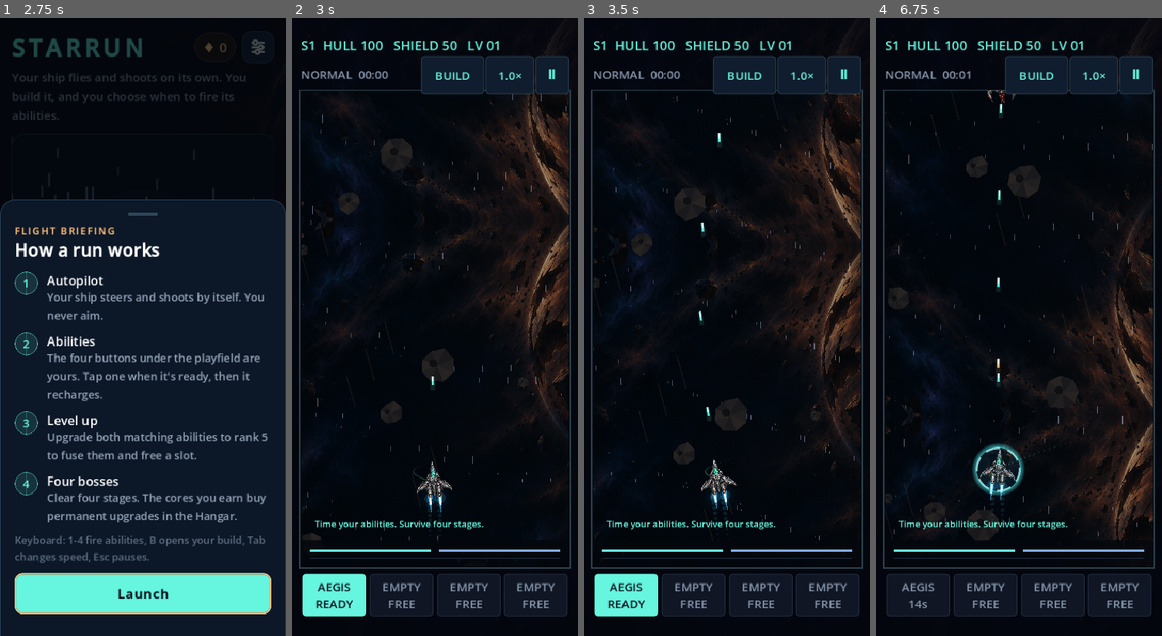
Above: before the commit, frames 1-4 (left to right).
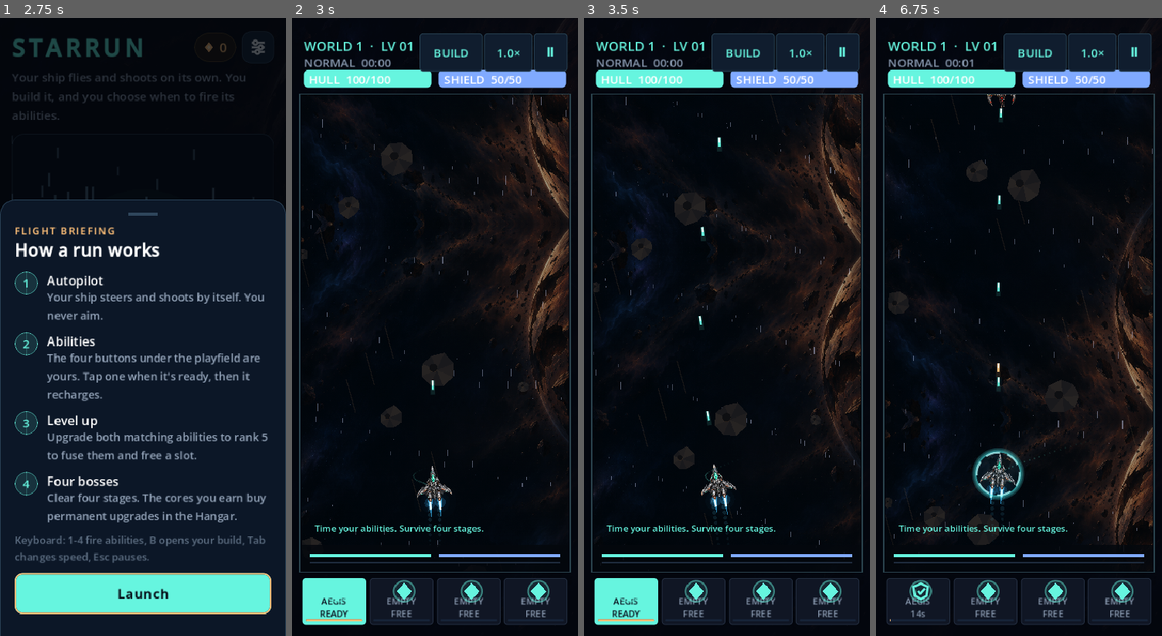
Above: after the commit, the same moments.

Repository: killjoy00/StarRun
Game: Godot game, scene res://scenes/main.tscn
Same seed, same stepped clock (60 frames per second), same inputs: the game is played once before the commit and once after it.
Inputs:
- Up to frame 1 (2.75 s): click "Normal ×1" at 0.5 s; click "Normal ×1" at 1.25 s; click "Launch" at 2 s
- Up to frame 2 (3 s): click "Launch" at 2.75 s
- Up to frame 3 (3.5 s): no input
- Up to frame 4 (6.75 s): click "Ⅱ" at 3.5 s; click "BUILD" at 4.25 s; click "1.0×" at 5 s; click "Resume" at 5.75 s; click "AEGIS READY" at 6.5 s

Frame 1 is identical in both runs. In frame 2, 14% of the frame differs, in the area x 2-98%, y 2-99%; in frame 3, 14%; in frame 4, 14%.
Error after the commit: Invalid call. Nonexistent function 'play_ability' in base 'Node (sound.gd)'. (res://scripts/main.gd:1785)

Commit message:
Rebuild safe-area combat HUD with shield and hull meters, ability icons and cooldown progress

Diff:
--- a/scripts/main.gd
+++ b/scripts/main.gd
@@ -28,6 +28,11 @@
 var overlay: Control
 var hud: Label
 var status: Label
+var hull_meter: ProgressBar
+var shield_meter: ProgressBar
+var hull_caption: Label
+var shield_caption: Label
+var cooldown_meters: Dictionary = {}
 var build_label: Label
 var report_label: Label
 var ability_a: Button
@@ -47,6 +52,7 @@
 var card_buttons: Array[Button] = []
 var previous_ready := {}
 var previous_warning := false
+var last_boss_kills := 0
 var last_hull := 100.0
 var card_selection := 0
 var banner_text := ""
@@ -129,6 +135,26 @@
 	parent.add_child(label)
 	return label
 
+func _haptic(milliseconds: int) -> void:
+	if OS.has_feature("mobile") and not bool(profile.get("reduced", false)):
+		Input.vibrate_handheld(milliseconds)
+
+func _meter(tint: Color) -> ProgressBar:
+	var meter := ProgressBar.new()
+	meter.show_percentage = false
+	meter.min_value = 0.0
+	meter.max_value = 100.0
+	meter.value = 100.0
+	var background := StyleBoxFlat.new()
+	background.bg_color = Color("162338")
+	background.set_corner_radius_all(6)
+	meter.add_theme_stylebox_override("background", background)
+	var fill := StyleBoxFlat.new()
+	fill.bg_color = tint
+	fill.set_corner_radius_all(6)
+	meter.add_theme_stylebox_override("fill", fill)
+	return meter
+
 func _button(parent: Node, title: String, action: Callable, primary: bool = false) -> Button:
 	var button := Button.new()
 	button.text = title
@@ -145,6 +171,7 @@
 	button.add_theme_stylebox_override("disabled", _style(Color("101624"), Color("253043")))
 	button.custom_minimum_size.y = 52
 	button.pressed.connect(action)
+	button.pressed.connect(_haptic.bind(12))
 	parent.add_child(button)
 	return button
 
@@ -161,6 +188,12 @@
 	clip.add_child(world)
 	hud = _label(root, "", 18, CYAN)
 	status = _label(root, "", 16, MUTED)
+	hull_meter = _meter(CYAN)
+	shield_meter = _meter(Color("80aaff"))
+	root.add_child(hull_meter)
+	root.add_child(shield_meter)
+	hull_caption = _label(root, "", 14, Color.WHITE)
+	shield_caption = _label(root, "", 14, Color.WHITE)
 	build_label = _label(root, "", 14, MUTED)
 	report_label = _label(root, "", 14, MUTED)
 	for slot in range(Catalog.ACTIVE_SLOTS):
@@ -169,8 +202,12 @@
 		var badge := IconBadge.new()
 		badge.icon_id = ""
 		badge.position = Vector2(4, 4)
-		badge.size = Vector2(25, 25)
+		badge.size = Vector2(26, 26)
 		ability_buttons[slot].add_child(badge)
+		var cooldown := _meter(AMBER)
+		cooldown.mouse_filter = Control.MOUSE_FILTER_IGNORE
+		ability_buttons[slot].add_child(cooldown)
+		cooldown_meters[slot] = cooldown
 	ability_a = ability_buttons[0]
 	ability_b = ability_buttons[1]
 	pause_button = _button(root, "Ⅱ", _toggle_pause)
@@ -189,46 +226,67 @@
 	root.size = size
 	overlay.size = size
 	var inset := _insets()
-	var top_shift := maxf(0.0, float(inset.top) - 14.0) + 8.0
-	var bottom_shift := maxf(0.0, float(inset.bottom) - 14.0)
-	var usable_height := maxf(240, size.y - (176 if _compact_ui() else 238) - top_shift - bottom_shift)
-	scale_factor = minf((size.x - 24) / 540.0, usable_height / 960.0)
-	field = Rect2(Vector2((size.x - 540 * scale_factor) / 2, 91 + top_shift), Vector2(540, 960) * scale_factor)
+	var compact := _compact_ui()
+	var safe_top: float = float(inset.top) + 7.0
+	var field_top := safe_top + 84.0
+	var reserved := 72.0 if compact else 126.0
+	var usable_height := maxf(240.0, size.y - field_top - reserved - float(inset.bottom))
+	scale_factor = minf((size.x - 24.0) / 540.0, usable_height / 960.0)
+	field = Rect2(Vector2((size.x - 540.0 * scale_factor) * 0.5, field_top), Vector2(540, 960) * scale_factor)
 	clip.position = field.position
 	clip.size = field.size
 	world.scale = Vector2.ONE * scale_factor
-	hud.position = Vector2(field.position.x, 16 + top_shift)
-	hud.size = Vector2(field.size.x, 24)
-	status.position = Vector2(field.position.x, 57 + top_shift)
-	status.size = Vector2(field.size.x, 22)
-	var compact := _compact_ui()
-	var controls_width := minf(size.x - 28, maxf(330, field.size.x))
-	var controls_x := (size.x - controls_width) / 2
-	var button_width := (controls_width - (15 if compact else 6)) / (4 if compact else 2)
+	var chrome_x := 16.0 if compact else field.position.x
+	var chrome_width := size.x - 32.0 if compact else field.size.x
+	hud.position = Vector2(chrome_x, safe_top + 4.0)
+	hud.size = Vector2(minf(150.0, chrome_width * 0.41), 24)
+	status.position = Vector2(chrome_x, safe_top + 28.0)
+	status.size = Vector2(minf(155.0, chrome_width * 0.42), 20)
+	var meter_y := safe_top + 50.0
+	var meter_width := (chrome_width - 10.0) * 0.5
+	hull_meter.position = Vector2(chrome_x, meter_y)
+	shield_meter.position = Vector2(chrome_x + meter_width + 10.0, meter_y)
+	for meter in [hull_meter, shield_meter]:
+		meter.size = Vector2(meter_width, 24.0)
+	hull_caption.position = hull_meter.position + Vector2(7, 1)
+	shield_caption.position = shield_meter.position + Vector2(7, 1)
+	hull_caption.size = Vector2(meter_width - 9.0, 22)
+	shield_caption.size = Vector2(meter_width - 9.0, 22)
+	var controls_width := minf(size.x - 28.0, maxf(330.0, field.size.x))
+	var controls_x := (size.x - controls_width) * 0.5
+	var button_width := (controls_width - (15.0 if compact else 6.0)) / (4.0 if compact else 2.0)
 	for i in range(Catalog.ACTIVE_SLOTS):
 		var button: Button = ability_buttons[i]
-		button.position = Vector2(controls_x + i * (button_width + 5), field.end.y + 9) if compact else Vector2(controls_x + (i % 2) * (button_width + 6), field.end.y + 9 + int(i / 2) * 56)
-		button.size = Vector2(button_width, 54 if compact else 50)
-		button.custom_minimum_size.y = 54 if compact else 50
-		button.add_theme_font_size_override("font_size", _text_size(12))
-		button.get_child(0).visible = not compact # On narrow screens the badges overlap button text.
+		button.position = Vector2(controls_x + i * (button_width + 5.0), field.end.y + 9.0) if compact else Vector2(controls_x + (i % 2) * (button_width + 6.0), field.end.y + 9.0 + int(i / 2) * 56.0)
+		button.size = Vector2(button_width, 62.0 if compact else 50.0)
+		button.custom_minimum_size.y = button.size.y
+		button.alignment = HORIZONTAL_ALIGNMENT_CENTER
+		button.add_theme_font_size_override("font_size", 12 if compact else 15)
+		var badge: Control = button.get_child(0)
+		badge.visible = true
+		badge.size = Vector2(25, 25)
+		badge.position = Vector2((button_width - 25.0) * 0.5, 2.0) if compact else Vector2(5, 11)
+		var cooldown_bar: ProgressBar = cooldown_meters[i]
+		cooldown_bar.position = Vector2(5.0, button.size.y - 6.0)
+		cooldown_bar.size = Vector2(button_width - 10.0, 3.0)
 		button.add_theme_stylebox_override("normal", _style(CYAN if i == 0 else Color("111e30"), CYAN if i == 0 else Color("354557")))
 		for state in ["normal", "hover", "pressed", "disabled"]:
 			var compact_style: StyleBoxFlat = button.get_theme_stylebox(state).duplicate()
-			compact_style.content_margin_left = 6
-			compact_style.content_margin_right = 6
-			compact_style.content_margin_top = 6
-			compact_style.content_margin_bottom = 6
+			compact_style.content_margin_left = 4.0 if compact else 35.0
+			compact_style.content_margin_right = 4.0
+			compact_style.content_margin_top = 23.0 if compact else 4.0
+			compact_style.content_margin_bottom = 7.0 if compact else 4.0
 			button.add_theme_stylebox_override(state, compact_style)
 	var top_height := 44.0 if compact else 36.0
-	build_button.position = Vector2(field.end.x - (202 if compact else 165), top_shift + (44 if compact else 45))
+	var toolbar_right := size.x - 14.0 if compact else field.end.x
+	build_button.position = Vector2(toolbar_right - (202.0 if compact else 165.0), safe_top)
 	build_button.size = Vector2(86 if compact else 74, top_height)
-	speed_button.position = Vector2(field.end.x - (114 if compact else 90), top_shift + (44 if compact else 45))
+	speed_button.position = Vector2(toolbar_right - (114.0 if compact else 90.0), safe_top)
 	speed_button.size = Vector2(66 if compact else 46, top_height)
 	for control in [build_button, speed_button]:
 		control.custom_minimum_size.y = top_height
 		control.add_theme_font_size_override("font_size", _text_size(11))
-	pause_button.position = Vector2(field.end.x - (46 if compact else 42), top_shift + (44 if compact else 45))
+	pause_button.position = Vector2(toolbar_right - (46.0 if compact else 42.0), safe_top)
 	pause_button.size = Vector2(46 if compact else 42, top_height)
 	pause_button.custom_minimum_size.y = top_height
 	pause_button.add_theme_font_size_override("font_size", _text_size(14))
@@ -1436,6 +1494,7 @@
 		_focus(stage_clear_button)
 	if reset_clock:
 		sound.play("boss-explosion", -4.0)
+		_haptic(130)
 
 func _show_prototypes() -> void:
 	mode = "prototype"
@@ -1591,6 +1650,7 @@
 	_clear_overlay()
 	accumulator = 0.0
 	last_hull = sim.hull
+	last_boss_kills = sim.stage_clears
 	previous_warning = false
 	previous_ready.clear()
 	for id in sim.active_slots:
@@ -1650,6 +1710,7 @@
 			previous_ready[key] = ready
 		if sim.hull < last_hull:
 			sound.play("hit")
+			_haptic(80 if last_hull - sim.hull >= 15.0 else 35)
 		last_hull = sim.hull
 		save_clock += delta
 		if save_clock > 10:
@@ -1665,8 +1726,8 @@
 	_update_hud()
 	draft_guard = maxf(0.0, draft_guard - delta)
 	# Combat chrome only shows while a flight is on screen; menus own the whole display.
-	var in_flight: bool = mode in ["playing", "paused", "warp"] or (mode == "settings" and sheet_base == "paused")
-	for control in [hud, status, build_button, pause_button, speed_button]:
+	var in_flight: bool = mode in ["playing", "paused", "warp", "beam_tutorial"] or (mode == "settings" and sheet_base == "paused")
+	for control in [hud, status, hull_meter, shield_meter, hull_caption, shield_caption, build_button, pause_button, speed_button]:
 		control.visible = in_flight
 	for button in ability_buttons.values():
 		button.visible = in_flight
@@ -1679,7 +1740,11 @@
 	return str(names.get(id, sim.content.abilities[id].name.to_upper())).left(9)
 
 func _update_hud() -> void:
-	hud.text = "S%d  HULL %03d   SHIELD %02d   LV %02d" % [sim.stage, sim.hull, sim.shield, sim.level]
+	hud.text = "WORLD %d  ·  LV %02d" % [sim.stage, sim.level]
+	hull_meter.value = clampf(sim.hull / maxf(1.0, sim.max_hull) * 100.0, 0.0, 100.0)
+	shield_meter.value = clampf(sim.shield / maxf(1.0, sim.max_shield) * 100.0, 0.0, 100.0)
+	hull_caption.text = "HULL  %d/%d" % [ceili(sim.hull), ceili(sim.max_hull)]
+	shield_caption.text = "SHIELD  %d/%d" % [ceili(sim.shield), ceili(sim.max_shield)]
 	var seconds := int(sim.time - sim.stage_start)
 	status.text = "%s  %02d:%02d" % [sim.difficulty.to_upper(), seconds / 60, seconds % 60]
 	for i in range(Catalog.ACTIVE_SLOTS):
@@ -1693,6 +1758,8 @@
 		button.text = ("%s\n%s" % [title, status_text]) if _compact_ui() else ("%d  %s\n%s" % [i + 1, title, status_text])
 		button.disabled = mode != "playing" or cooldown > 0 or not learned
 		button.tooltip_text = (sim.content.abilities[id].name + (" (combined ability)" if not sim.fusion_spec(id).is_empty() else "") + "  |  Ready" if cooldown <= 0.0 else sim.content.abilities[id].name + "  |  %.1fs" % cooldown) if learned else "Empty slot"
+		var cooldown_bar: ProgressBar = cooldown_meters[i]
+		cooldown_bar.value = clampf(100.0 * (1.0 - cooldown / maxf(1.0, float(sim.content.abilities[id].cooldown))) if occupied else 0.0, 0.0, 100.0)
 		var badge: Control = button.get_child(0)
 		if badge.get("icon_id") != id:
 			badge.set("icon_id", id)
@@ -1714,7 +1781,8 @@
 
 func _activate(id: String) -> void:
 	if mode == "playing" and sim.activate(id):
-		sound.play(id if id in ["aegis", "nova", "barrage", "overdrive", "chrono", "mend"] else "nova")
+		_haptic(38)
+		sound.play_ability(id)
 		if not sim.cards.is_empty():
 			_show_cards()
 
